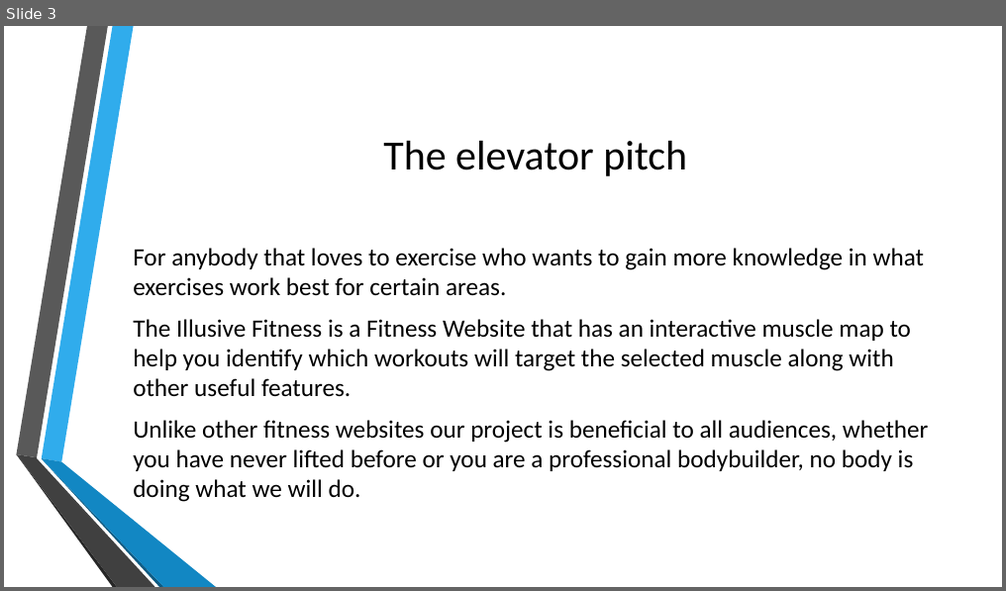
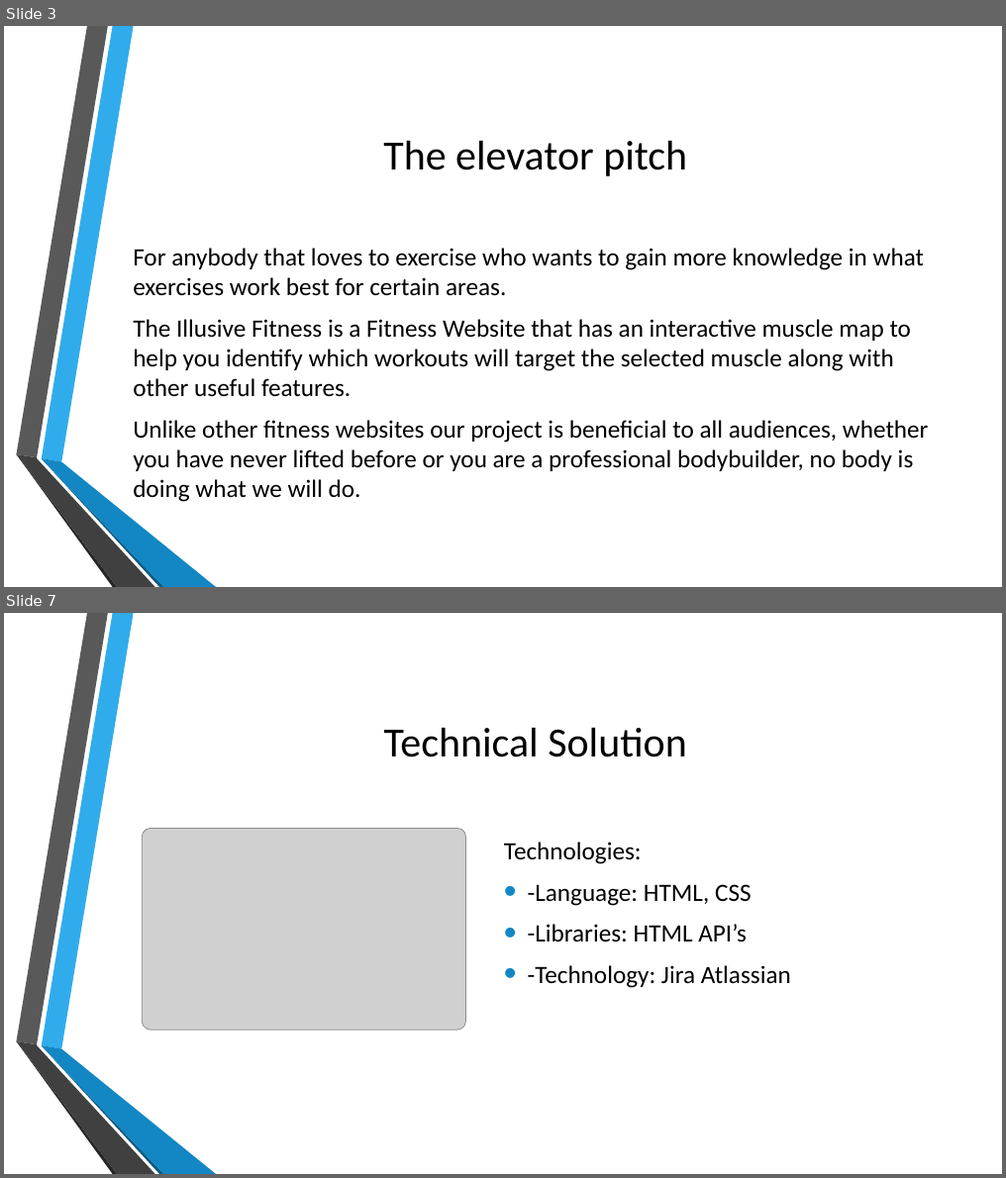
Before and after one commit to PatrickMurray78/Illusive-Fitness, a slide deck: Illusive Fitness.pptx. Shown one above the other, each under a label of ours: slide 3 before the commit, slides 3 and 7 after it; the slides between them are not shown. The pictures are 1006x591 and 1006x1178 pixels, drawn with LibreOffice and Linux fonts; fonts in the diff are those of the drawing; grey boxes stand for pictures; background and template pictures are left out. Boxes give left, top, right and bottom in pixels: in the first picture for what was removed or moved away, otherwise in the second. Text is boxed around its words. In the diff, an @@ line names an element or a change of style, - is before the commit and + after.

```diff
--- a/Illusive Fitness.pptx
+++ b/Illusive Fitness.pptx
@@ slide 7 added at (4, 613, 1002, 1174), background picture (left out) @@
@@ title added at (384, 728, 687, 758), 40 pt, text #000000 @@
+Technical Solution
@@ picture added at (142, 829, 466, 1031) @@
@@ text added at (504, 842, 791, 988), 24 pt, text #000000 @@
+Technologies:
+• -Language: HTML, CSS
+• -Libraries: HTML API’s
+• -Technology: Jira Atlassian
@@ group added at (16, 613, 216, 1174): 6 freeform shapes @@
```
Also in this commit, not shown: 8 other slides added.
